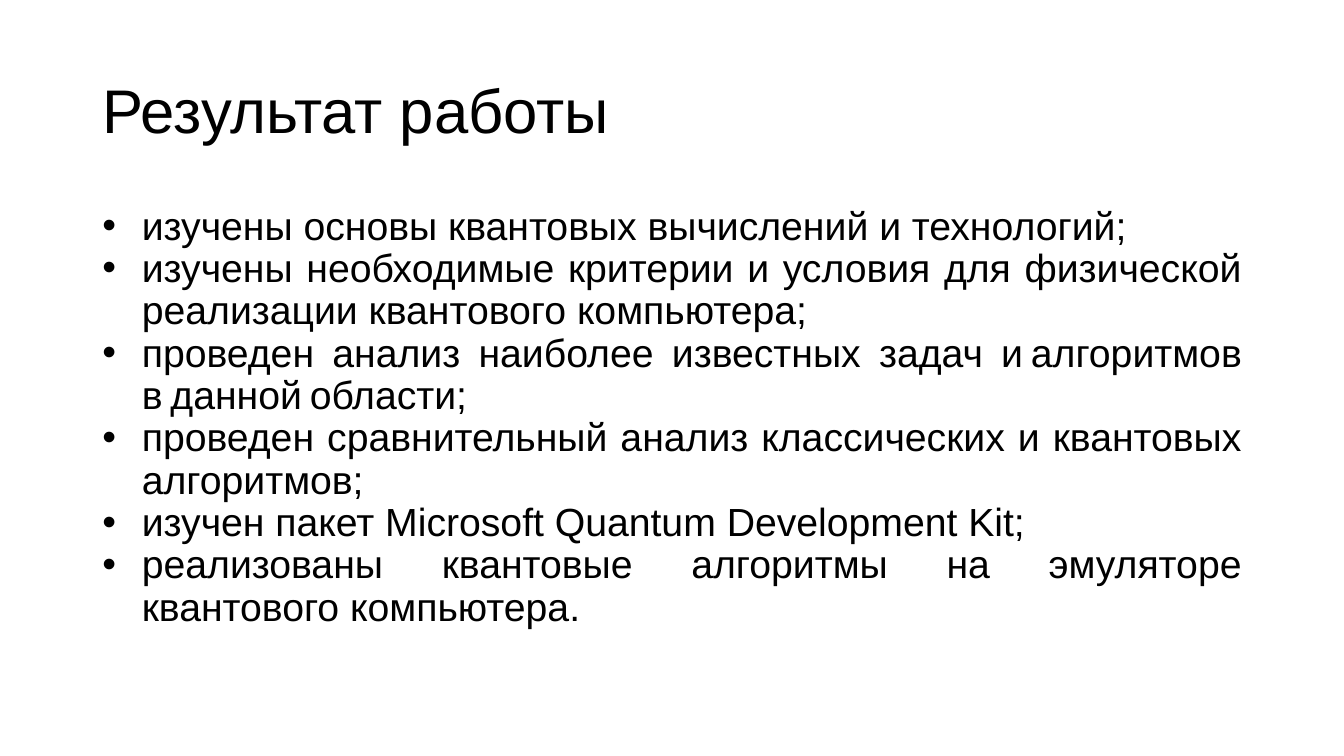
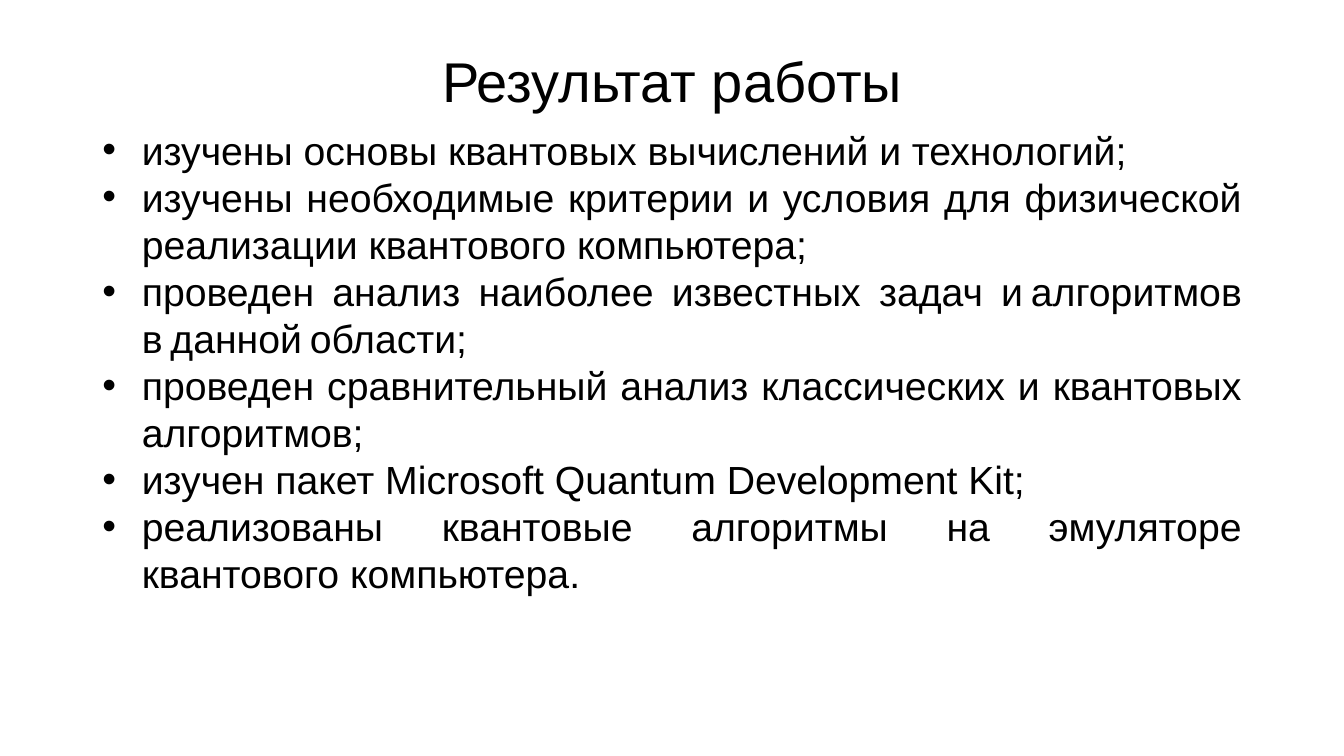
Before and after one commit to R0manych/Diploma2019, a slide deck: slide 19 of Черниговских 2к 14гр.pptx. Drawn at 1344x756 pixels with LibreOffice and Linux fonts; fonts in the diff are those of the drawing. Boxes give left, top, right and bottom in pixels: in the first picture for what was removed or moved away, otherwise in the second. Text is boxed around its words. In the diff, an @@ line names an element or a change of style, - is before the commit and + after.

```diff
--- a/Черниговских 2к 14гр.pptx
+++ b/Черниговских 2к 14гр.pptx
@@ title "Результат работы" at (442,61,902,112): size 44 to 40 pt; alignment left to centre @@
@@ text "изучены основы квантовых вычислений и ...": place and size @@
-text "изучены основы квантовых вычислений и ..." at (142,211,1242,629)
+text "изучены основы квантовых вычислений и ..." at (142,136,1242,596)
@@ text "изучены основы квантовых вычислений и ..." at (142,136,1242,596): line spacing 0.9 to 1 @@
```
Also in this commit, not shown: 17 other slides changed, 2 other files.
